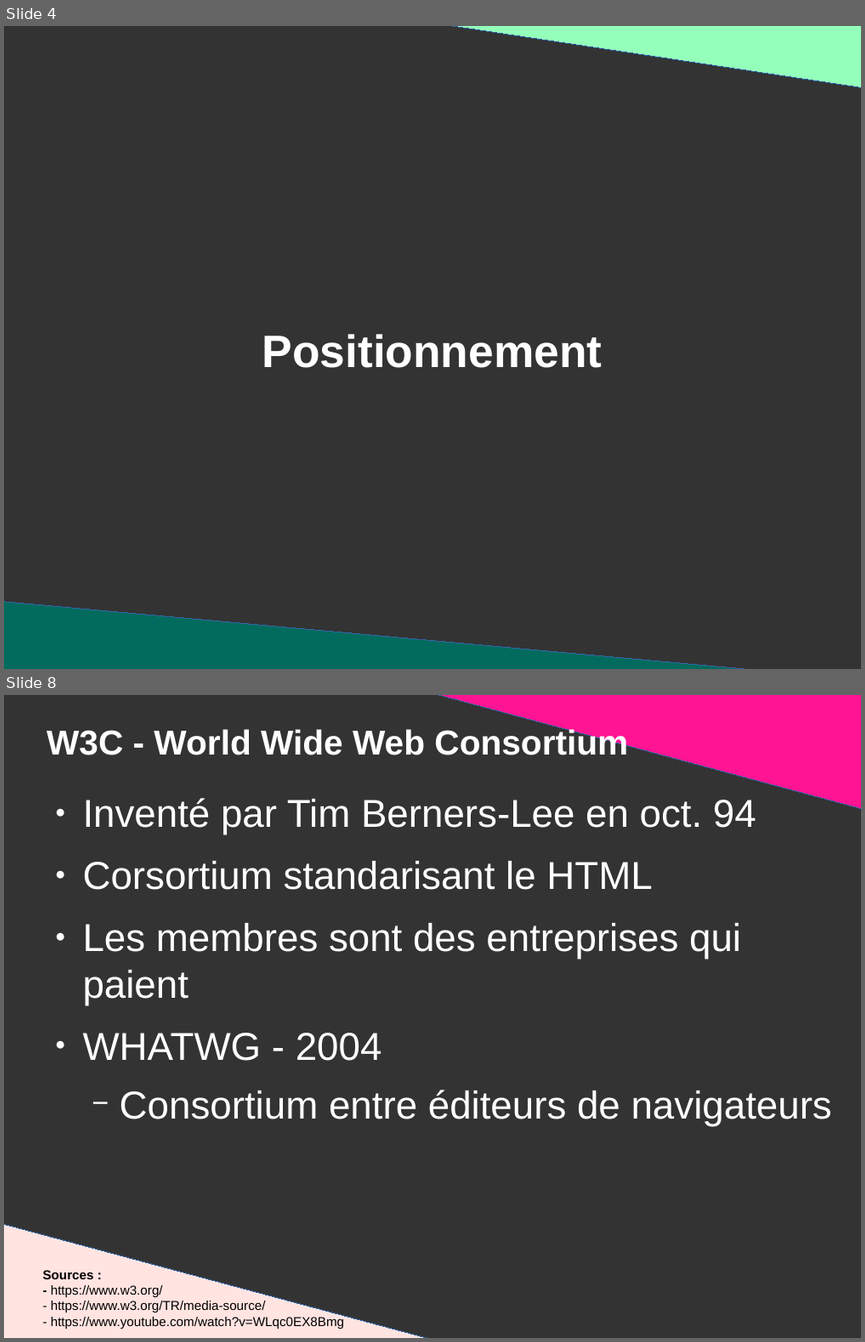
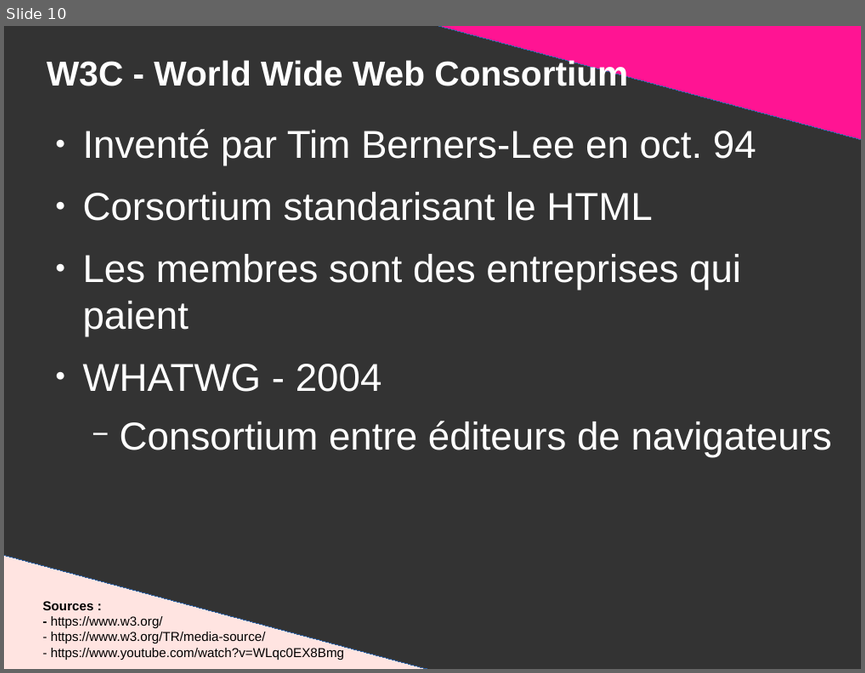
Before and after one commit to DanYellow/presentations, a slide deck: mmi/html/travaux-pratiques/numero-2/presentation.odp. Shown one above the other, each under a label of ours: slides 4 and 8 before the commit, slide 10 after it; the slides between them are not shown. The pictures are 865x1342 and 865x673 pixels, drawn with LibreOffice and Linux fonts; fonts in the diff are those of the drawing. Boxes give left, top, right and bottom in pixels: in the first picture for what was removed or moved away, otherwise in the second. Text is boxed around its words. In the diff, an @@ line names an element or a change of style, - is before the commit and + after.

```diff
--- a/mmi/html/travaux-pratiques/numero-2/presentation.odp
+++ b/mmi/html/travaux-pratiques/numero-2/presentation.odp
@@ slide 4 removed at [4, 26, 861, 669], background #333333 @@
@@ right triangle removed at [421, 26, 861, 88] @@
@@ title removed at [262, 334, 602, 368] @@
-Positionnement
@@ right triangle removed at [4, 601, 805, 669] @@
@@ what was slide 8 is now slide 10 @@
```
Also in this commit, not shown: 5 slides changed, 3 slides added, 3 other files.
